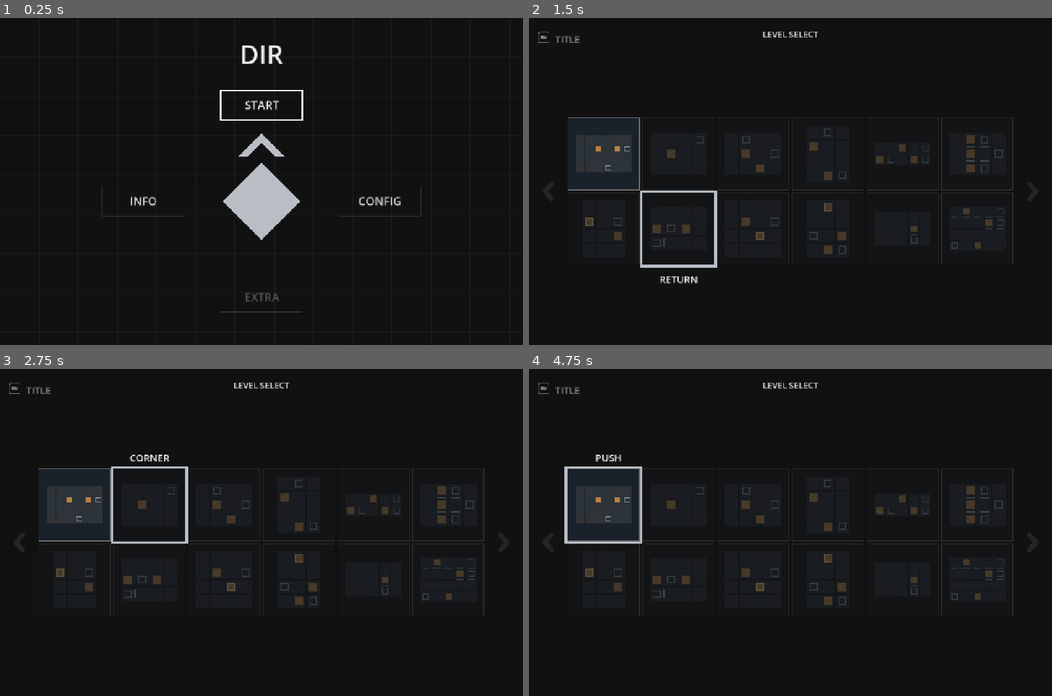
Above: before the commit, frames 1-4 (two rows, left to right).
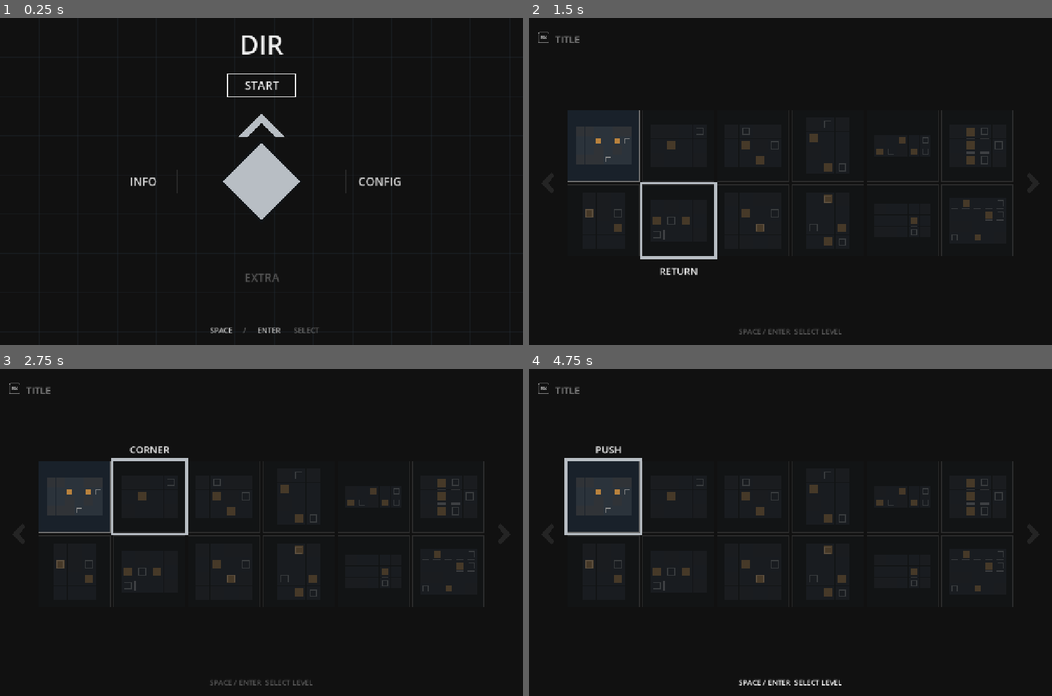
Above: after the commit, the same moments.

Repository: Periodev/DIR_03
Game: Godot game, scene res://scenes/title_screen.tscn
Same seed, same stepped clock (60 frames per second), same inputs: the game is played once before the commit and once after it.
Inputs (mouse positions are in pixels of both pictures, inside the frame that each line leads up to):
- Up to frame 1 (0.25 s): no input
- Up to frame 2 (1.5 s): tap Enter at 0.5 s; move the mouse to (905, 165) at 0.52 s; hold Right (move_right) 0.53-1.28 s; hold X (install_vector) 0.53-1.28 s; click (905, 165) at 0.67 s; move the mouse to (685, 197) at 1.27 s; hold Down (move_down) from 1.28 s (still down); tap Space (trigger_vector) at 1.35 s; click (685, 197) at 1.42 s
- Up to frame 3 (2.75 s): tap F5 (reset_level) at 2 s; move the mouse to (313, 460) at 2.02 s; release Down (move_down) at 2.03 s; hold Right (move_right) from 2.03 s (still down); hold Z (undo_command) from 2.03 s (still down); click (313, 460) at 2.17 s
- Up to frame 4 (4.75 s): tap F5 (reset_level) at 2.75 s; move the mouse to (764, 597) at 2.77 s; release Right (move_right) at 2.78 s; release Z (undo_command) at 2.78 s; hold Up (move_up) 2.78-3.5 s; tap Enter at 2.85 s; click (764, 597) at 2.92 s; click (968, 382) at 3.5 s; click (560, 382) at 4.25 s

The runs differ from the first frame. In frame 1, 3.5% of the frame differs, in the area x 25-77%, y 5-97%; in frame 2, 4.9%, in the area x 7-93%, y 4-97%; in frame 3, 4.8%; in frame 4, 4.7%.

Commit message:
Refine title and level select layouts

Diff:
--- a/scripts/classic_level_select.gd
+++ b/scripts/classic_level_select.gd
@@ -11,7 +11,7 @@
 const MAX_SIDE_MARGIN := 96.0
 const SIDE_MARGIN_RATIO := 0.07
 const HEADER_BOTTOM := 96.0
-const BOTTOM_MARGIN := 48.0
+const BOTTOM_MARGIN := 88.0
 const TILE_GAP := 8.0
 const LEVEL_NAME_GAP := 20.0
 const LEVEL_NAME_HEIGHT := 24.0
@@ -31,6 +31,8 @@
 const TITLE_BUTTON_GAP := 10.0
 const TITLE_BUTTON_FONT_SIZE := 24
 const TITLE_BUTTON_MARGIN_X := 18.0
+const CONFIRM_HINT_BOTTOM_MARGIN := 36.0
+const CONFIRM_HINT_FONT_SIZE := 18
 
 var palette: Dictionary = VisualStyle.theme(false)
 var entries: Array[Dictionary] = []
@@ -469,17 +471,35 @@
 	draw_selected_level_name()
 	draw_hovered_level_name()
 	draw_area_arrows()
+	draw_confirm_hint()
 
 
 func draw_header() -> void:
-	var viewport_width := get_viewport_rect().size.x
+	draw_title_button()
+
+
+func draw_confirm_hint() -> void:
+	var viewport_rect := get_viewport_rect()
+	var page: Array = current_page_entries()
+	var color: Color = palette["text_hi"]
+	var selection_unlocked := false
+	if not page.is_empty():
+		var selected_entry: Dictionary = page[selected_index]
+		selection_unlocked = is_entry_unlocked(selected_entry)
+	if not selection_unlocked:
+		color = palette["text_dim"]
+		color.a *= 0.55
 	draw_text_centered(
-		Rect2(0, 22, viewport_width, 28),
-		"LEVEL SELECT",
-		21,
-		palette["text_hi"]
-	)
-	draw_title_button()
+		Rect2(
+			0.0,
+			viewport_rect.end.y - CONFIRM_HINT_BOTTOM_MARGIN - 16.0,
+			viewport_rect.size.x,
+			32.0
+		),
+		"SPACE / ENTER  SELECT LEVEL",
+		CONFIRM_HINT_FONT_SIZE,
+		color
+	)
 
 
 func draw_title_button() -> void:
--- a/scripts/title_screen.gd
+++ b/scripts/title_screen.gd
@@ -7,14 +7,19 @@
 const OPTION_FONT_SIZE := 28
 const GRID_SPACING := 96.0
 const MENU_CELL_SIZE := 288.0
-const MENU_CENTER_Y_RATIO := 0.61
-const TITLE_CONTENT_OFFSET_Y := -40.0
+const MENU_CENTER_Y_RATIO := 0.5
+const TITLE_CONTENT_OFFSET_Y := -64.0
 const HORIZONTAL_OPTION_DISTANCE := 290.0
 const VERTICAL_OPTION_DISTANCE := 235.0
-const OPTION_BOX_SIZE := Vector2(200.0, 72.0)
+const OPTION_BOX_SIZE := Vector2(168.0, 58.0)
 const OPTION_BOX_WIDTH := 1.0
 const HOVER_OPTION_BOX_WIDTH := 2.0
 const SELECTED_OPTION_BOX_WIDTH := 3.0
+const CONFIRM_HINT_BOTTOM_MARGIN := 36.0
+const CONFIRM_HINT_FONT_SIZE := 18
+const CONFIRM_HINT_SPACE_WIDTH := 84.0
+const CONFIRM_HINT_ENTER_WIDTH := 86.0
+const CONFIRM_HINT_GAP := 12.0
 const MAIN_OPTION_OFFSETS := {
 	Vector2i.UP: Vector2.UP * VERTICAL_OPTION_DISTANCE,
 	Vector2i.LEFT: Vector2.LEFT * HORIZONTAL_OPTION_DISTANCE,
@@ -24,6 +29,7 @@
 const CONFIRM_HOLD_SECONDS := 0.16
 const CONFIG_OPTION_BOX_SIZE := Vector2(360.0, 64.0)
 const CONFIG_OPTION_GAP := 78.0
+const CONFIG_PANEL_VERTICAL_MARGIN := 80.0
 const CONFIG_PANEL_OFFSET_X := 370.0
 const INFO_PANEL_OFFSET_X := 370.0
 const CONFIG_AUDIO_STEP := 10
@@ -57,6 +63,11 @@
 var config_action_callback := Callable()
 var hovered_config_index := -1
 var info_back_hovered := false
+var confirm_hint_alpha := 0.78:
+	set(value):
+		confirm_hint_alpha = value
+		queue_redraw()
+var confirm_hint_tween: Tween
 
 
 func _ready() -> void:
@@ -115,11 +126,12 @@
 
 
 func handle_config_input(event: InputEvent) -> void:
+	var option_count := config_option_count()
 	if event.is_action_pressed("move_up"):
-		config_index = posmod(config_index - 1, 4)
+		config_index = posmod(config_index - 1, option_count)
 		queue_redraw()
 	elif event.is_action_pressed("move_down"):
-		config_index = posmod(config_index + 1, 4)
+		config_index = posmod(config_index + 1, option_count)
 		queue_redraw()
 	elif event.is_action_pressed("move_left"):
 		adjust_config(-1)
@@ -145,7 +157,7 @@
 					break
 		MenuMode.CONFIG:
 			var new_index := -1
-			for index in 4:
+			for index in config_option_count():
 				if config_option_rect(index).has_point(pos):
 					new_index = index
 					break
@@ -170,7 +182,7 @@
 					activate_selection()
 					return
 		MenuMode.CONFIG:
-			for index in 4:
+			for index in config_option_count():
 				if config_option_rect(index).has_point(pos):
 					config_index = index
 					if index == 2:
@@ -192,7 +204,7 @@
 	var viewport_rect := get_viewport_rect()
 	return Vector2(
 		viewport_rect.get_center().x,
-		viewport_rect.size.y * MENU_CENTER_Y_RATIO + TITLE_CONTENT_OFFSET_Y
+		viewport_rect.size.y * MENU_CENTER_Y_RATIO
 	)
 
 
@@ -204,11 +216,38 @@
 
 func config_list_center() -> Vector2:
 	var center := compute_menu_center()
-	return Vector2(center.x + CONFIG_PANEL_OFFSET_X, center.y - CONFIG_OPTION_GAP * 0.5)
+	return Vector2(center.x + CONFIG_PANEL_OFFSET_X, center.y)
+
+
+func config_labels() -> Array[String]:
+	return [
+		"FULLSCREEN  %s" % fullscreen_label(),
+		"GRID  %s" % ("ON" if Campaign.grid_lines_visible else "OFF"),
+		"AUDIO",
+		"BACK",
+	]
+
+
+func config_option_count() -> int:
+	return config_labels().size()
+
+
+func config_option_gap(option_count: int) -> float:
+	if option_count <= 1:
+		return 0.0
+	var available_height := get_viewport_rect().size.y - CONFIG_PANEL_VERTICAL_MARGIN * 2.0
+	var fitted_gap := (available_height - CONFIG_OPTION_BOX_SIZE.y) / float(option_count - 1)
+	return clampf(fitted_gap, CONFIG_OPTION_BOX_SIZE.y + 8.0, CONFIG_OPTION_GAP)
+
+
+func config_option_center(index: int) -> Vector2:
+	var option_count := config_option_count()
+	var centered_index := float(index) - float(option_count - 1) / 2.0
+	return config_list_center() + Vector2(0.0, centered_index * config_option_gap(option_count))
 
 
 func config_option_rect(index: int) -> Rect2:
-	var center := config_list_center() + Vector2(0.0, (float(index) - 1.5) * CONFIG_OPTION_GAP)
+	var center := config_option_center(index)
 	return Rect2(center - CONFIG_OPTION_BOX_SIZE / 2.0, CONFIG_OPTION_BOX_SIZE)
 
 
@@ -222,7 +261,19 @@
 	if selected_direction == direction:
 		return
 	selected_direction = direction
+	pulse_confirm_hint()
 	queue_redraw()
+
+
+func pulse_confirm_hint() -> void:
+	if confirm_hint_tween != null and confirm_hint_tween.is_valid():
+		confirm_hint_tween.kill()
+	confirm_hint_alpha = 0.78
+	confirm_hint_tween = create_tween()
+	confirm_hint_tween.tween_property(self, "confirm_hint_alpha", 1.0, 0.08) \
+		.set_trans(Tween.TRANS_QUAD).set_ease(Tween.EASE_OUT)
+	confirm_hint_tween.tween_property(self, "confirm_hint_alpha", 0.78, 0.16) \
+		.set_trans(Tween.TRANS_QUAD).set_ease(Tween.EASE_IN)
 
 
 func activate_selection() -> void:
@@ -384,7 +435,7 @@
 
 	var menu_center := Vector2(
 		viewport_rect.get_center().x,
-		viewport_rect.size.y * MENU_CENTER_Y_RATIO + TITLE_CONTENT_OFFSET_Y
+		viewport_rect.size.y * MENU_CENTER_Y_RATIO
 	)
 	draw_centered_text(
 		Vector2(
@@ -414,22 +465,62 @@
 		extra_unlocked()
 	)
 	draw_player_mark(menu_center)
-
-
+	draw_confirm_hint()
+
+
+func draw_confirm_hint() -> void:
+	var viewport_rect := get_viewport_rect()
+	var center := Vector2(
+		viewport_rect.get_center().x,
+		viewport_rect.end.y - CONFIRM_HINT_BOTTOM_MARGIN
+	)
+	var key_color: Color = palette["text_hi"]
+	key_color.a *= confirm_hint_alpha
+	var label_color: Color = palette["text_dim"]
+	label_color.a *= confirm_hint_alpha
+	var slash_width: float = ui_font.get_string_size(
+		"/", HORIZONTAL_ALIGNMENT_LEFT, -1, CONFIRM_HINT_FONT_SIZE
+	).x
+	var select_width: float = ui_font.get_string_size(
+		"SELECT", HORIZONTAL_ALIGNMENT_LEFT, -1, CONFIRM_HINT_FONT_SIZE
+	).x
+	var total_width := (
+		CONFIRM_HINT_SPACE_WIDTH
+		+ CONFIRM_HINT_GAP
+		+ slash_width
+		+ CONFIRM_HINT_GAP
+		+ CONFIRM_HINT_ENTER_WIDTH
+		+ CONFIRM_HINT_GAP * 1.5
+		+ select_width
+	)
+	var cursor_x := center.x - total_width / 2.0
+	draw_centered_text(
+		Vector2(cursor_x + CONFIRM_HINT_SPACE_WIDTH / 2.0, center.y),
+		"SPACE",
+		CONFIRM_HINT_FONT_SIZE,
+		key_color
+	)
+	cursor_x += CONFIRM_HINT_SPACE_WIDTH + CONFIRM_HINT_GAP
+	draw_centered_text(Vector2(cursor_x + slash_width / 2.0, center.y), "/", CONFIRM_HINT_FONT_SIZE, label_color)
+	cursor_x += slash_width + CONFIRM_HINT_GAP
+	draw_centered_text(
+		Vector2(cursor_x + CONFIRM_HINT_ENTER_WIDTH / 2.0, center.y),
+		"ENTER",
+		CONFIRM_HINT_FONT_SIZE,
+		key_color
+	)
+	cursor_x += CONFIRM_HINT_ENTER_WIDTH + CONFIRM_HINT_GAP * 1.5
+	draw_centered_text(
+		Vector2(cursor_x + select_width / 2.0, center.y),
+		"SELECT",
+		CONFIRM_HINT_FONT_SIZE,
+		label_color
+	)
 func draw_config_menu(menu_center: Vector2) -> void:
 	draw_player_mark(menu_center)
-	var labels: Array[String] = [
-		"FULLSCREEN  %s" % fullscreen_label(),
-		"GRID  %s" % ("ON" if Campaign.grid_lines_visible else "OFF"),
-		"AUDIO",
-		"BACK",
-	]
-	var list_center := Vector2(
-		menu_center.x + CONFIG_PANEL_OFFSET_X,
-		menu_center.y - CONFIG_OPTION_GAP * 0.5
-	)
+	var labels := config_labels()
 	for index in labels.size():
-		var center := list_center + Vector2(0.0, (float(index) - 1.5) * CONFIG_OPTION_GAP)
+		var center := config_option_center(index)
 		if index == 2:
 			draw_audio_option(center, index == config_index, index == hovered_config_index)
 		else:
Not shown, changed: tools/verify_v11_static.ps1
